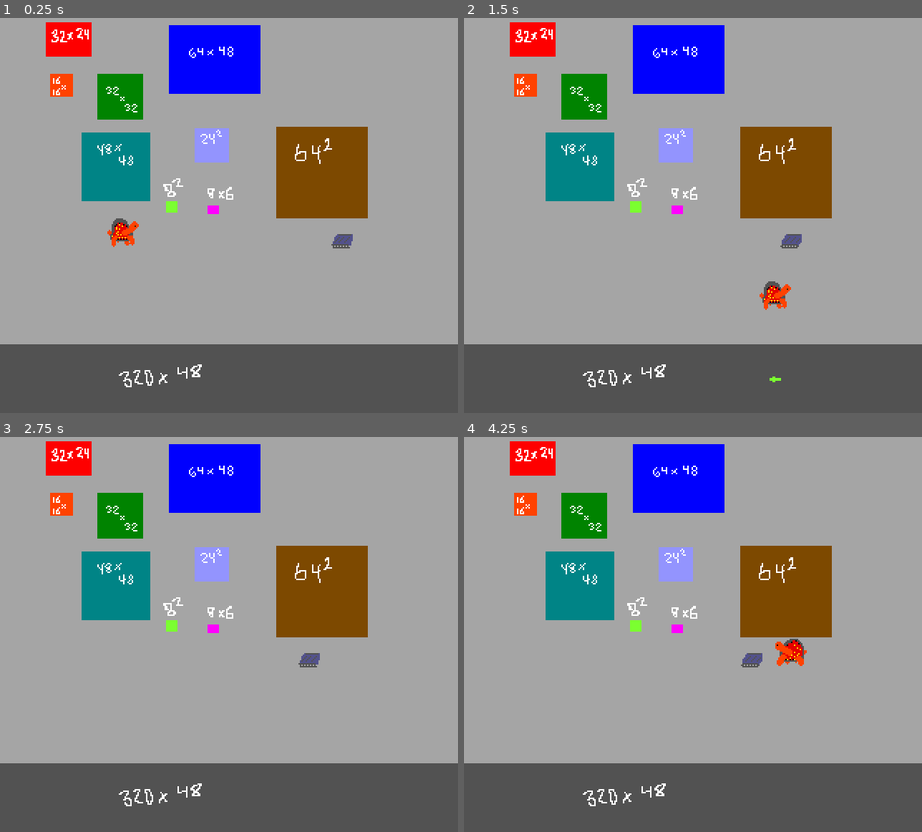
Above: before the commit, frames 1-4 (two rows, left to right).
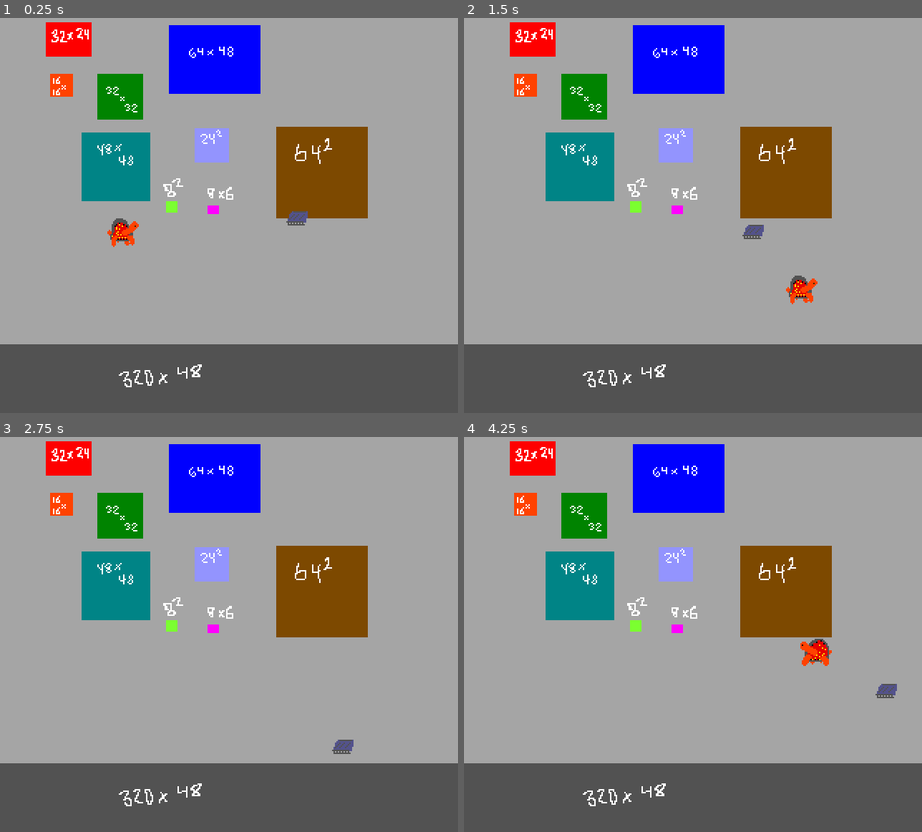
Above: after the commit, the same moments.

Repository: sym-z/GodotWildJam_68
Game: Godot game, scene res://Scenes/level.tscn
Two runs of this game, one before a commit and one after it. Both use one fixed random seed, a clock stepped at 60 frames per second and the inputs below.
Inputs:
- Up to frame 1 (0.25 s): no input
- Up to frame 2 (1.5 s): hold D (Move Right) 0.53-1.28 s; tap Space (Fire) at 0.6, 1.35 s; hold S (Move Down) from 1.28 s (still down)
- Up to frame 3 (2.75 s): release S (Move Down) at 2.03 s; hold D (Move Right) from 2.03 s (still down); tap Space (Fire) at 2.1 s
- Up to frame 4 (4.25 s): release D (Move Right) at 2.78 s; hold W (Move Up) 2.78-3.53 s; tap Space (Fire) at 2.85, 3.6 s; hold A (Move Left) from 3.53 s (still down)

The runs differ from the first frame. In frame 1, 0.3% of the frame differs, in the area x 62-78%, y 48-59%; in frame 2, 0.9%; in frame 3, 0.3%; in frame 4, 0.9%, in the area x 60-95%, y 51-67%.

Commit message:
knockback, state changes

Diff:
--- a/Scenes/bot.tscn
+++ b/Scenes/bot.tscn
@@ -38,6 +38,8 @@
 size = Vector2(14, 10)
 
 [node name="Bot" type="CharacterBody2D"]
+collision_layer = 4
+collision_mask = 4
 script = ExtResource("1_7eqj4")
 
 [node name="AnimatedSprite2D" type="AnimatedSprite2D" parent="."]
@@ -59,6 +61,12 @@
 position = Vector2(0, 1)
 shape = SubResource("RectangleShape2D_0jfbx")
 
+[node name="Node2D" type="Node2D" parent="."]
+
+[node name="Marker2D" type="Marker2D" parent="Node2D"]
+
+[node name="Marker2D2" type="Marker2D" parent="Node2D"]
+
 [connection signal="animation_changed" from="AnimatedSprite2D" to="." method="_on_2d_animation_changed"]
 [connection signal="timeout" from="AnimatedSprite2D/Timer" to="." method="_on_timer_timeout"]
 [connection signal="body_entered" from="Hurtbox" to="." method="_on_hurtbox_entered"]
--- a/Scenes/iron_shell.tscn
+++ b/Scenes/iron_shell.tscn
@@ -33,6 +33,7 @@
 script = ExtResource("1_tqp1e")
 
 [node name="Sprite" type="AnimatedSprite2D" parent="."]
+z_index = 1
 sprite_frames = SubResource("SpriteFrames_d5ub8")
 
 [node name="Collision Shape" type="CollisionShape2D" parent="."]
--- a/Scenes/level.tscn
+++ b/Scenes/level.tscn
@@ -20,7 +20,8 @@
 [node name="Iron_Shell" parent="." instance=ExtResource("4_djyh1")]
 position = Vector2(86, 161)
 
-[node name="Bot" parent="." instance=ExtResource("5_44mmy")]
-position = Vector2(242, 167)
+[node name="Bot" parent="." node_paths=PackedStringArray("player") instance=ExtResource("5_44mmy")]
+position = Vector2(229, 151)
+player = NodePath("../Iron_Shell")
 
 [connection signal="shoot" from="Iron_Shell" to="." method="_on_shoot"]
--- a/Scripts/bot.gd
+++ b/Scripts/bot.gd
@@ -2,36 +2,51 @@
 @export var health : int  = 3
 var bullet = preload("res://Scenes/projectile.tscn")
 const SPEED = 10.0
+@export var player : CharacterBody2D
+# To handle state machine
+enum state {PATROL, TARGET, ATTACK, HURT, DEATH}
 
-# To handle state machine
-enum state {PATROL, TARGET, ATTACK, HURT, DEATH,}
-
+@export var status : state
 func _ready():
+	status = state.PATROL
 	$AnimatedSprite2D.play()
 
 #func _process(delta):
-	#if health <= 0:
-		#die()
+	#follow()
+
+func follow(delta):
+	var target_position = player.position
+	if(position.distance_to(target_position) < 200):
+		status = state.TARGET
+		if abs(target_position.y - position.y) >= abs(target_position.x - position.x):
+			velocity = Vector2(0, target_position.y - position.y).normalized() * 5000 * delta
+		else:
+			velocity = Vector2(target_position.x - position.x, 0).normalized() * 5000 * delta
+		#print( target_position.y - position.y)
+		#print(" X",  target_position.x - position.x)
+		#print(target_position.y)
+	else:
+		status = state.PATROL
+
 func die():
 	# TODO: Play death animation
 	$AnimatedSprite2D.visible = false
 	queue_free()
 
 func _physics_process(delta):
-
-	var direction = Vector2.LEFT
-	if direction:
-		velocity = direction * SPEED
-	else:
-		velocity.x = move_toward(velocity.x, 0, SPEED)
-		velocity.y = move_toward(velocity.y, 0, SPEED)
-
-	move_and_slide()
+	if(status != state.DEATH):
+		follow(delta)
+		move_and_slide()
 
 
 func _on_hurtbox_entered(body):
 	if body.has_method("hurt"):
+		var bounce_dir  = Vector2(body.position - position).normalized()
+		print(bounce_dir)
+		velocity += bounce_dir *1000
+		move_and_slide()
 		health -= 1
+		status = state.DEATH if (health <= 0) else state.HURT
 		$AnimatedSprite2D.animation = "hurt"
 		$AnimatedSprite2D.stop()
 		$AnimatedSprite2D.play()
@@ -50,4 +65,5 @@
 		die()
 	else:
 		$AnimatedSprite2D.animation = "default"
+		status = state.PATROL
 		$AnimatedSprite2D.play()
--- a/Scripts/iron_shell.gd
+++ b/Scripts/iron_shell.gd
@@ -11,6 +11,13 @@
 	# Walk Left
 	# Walk Right
 	# Metal Pickup
+
+# TODO: USE THESE
+	#tile_pos = tilemap.local_to_map(position)
+	#world_pos = tilemap.map_to_local(tile_pos)
+	#atlas_pos = tilemap.get_cell_atlas_coords(-1,tile_pos)
+	#tile_index = atlas_pos.y * ROW_SIZE + atlas_pos.x
+	#tile_obj = tile_array[tile_index]
 
 extends CharacterBody2D
 
@@ -26,18 +33,17 @@
 
 @export var push_force  = 1000
 @export var projectile_speed = 500.0
-@export var walk_speed  = 110.0
+@export var walk_speed  = 6000.0
 @export var facing = dir.RIGHT;
 
 func _ready():
 	$Sprite.play()
 
 func _physics_process(delta):
-	print(facing)
 	# Grab input from user
 	direction = Input.get_vector("Move Left", "Move Right", "Move Up", "Move Down")
 	# Move the character
-	movement_input()
+	movement_input(delta)
 	# Turn Sprite, change aiming direction
 	look()
 	# Push RigidBody2D's
@@ -78,10 +84,10 @@
 	else:
 		pass
 
-func movement_input():
+func movement_input(delta):
 	# Move the character
 	if direction:
-		velocity = direction * walk_speed
+		velocity = direction * walk_speed * delta
 	else:
 		velocity.x = move_toward(velocity.x, 0, walk_speed)
 		velocity.y = move_toward(velocity.y, 0, walk_speed)
--- a/Scripts/level.gd
+++ b/Scripts/level.gd
@@ -32,5 +32,7 @@
 			dir = Vector2.UP
 		8:
 			dir = Vector2.DOWN
+
+	dir += $Iron_Shell.velocity.normalized()
 	bullet.linear_velocity = dir * projectile_speed
 	screen_bullets.append(bullet)
--- a/Scripts/projectile.gd
+++ b/Scripts/projectile.gd
@@ -8,6 +8,7 @@
 
 # Called every frame. 'delta' is the elapsed time since the previous frame.
 func _process(delta):
+	$AnimatedSprite2D.flip_h = true if (linear_velocity.x <= 0) else false
 	pass
 
 func hurt():
